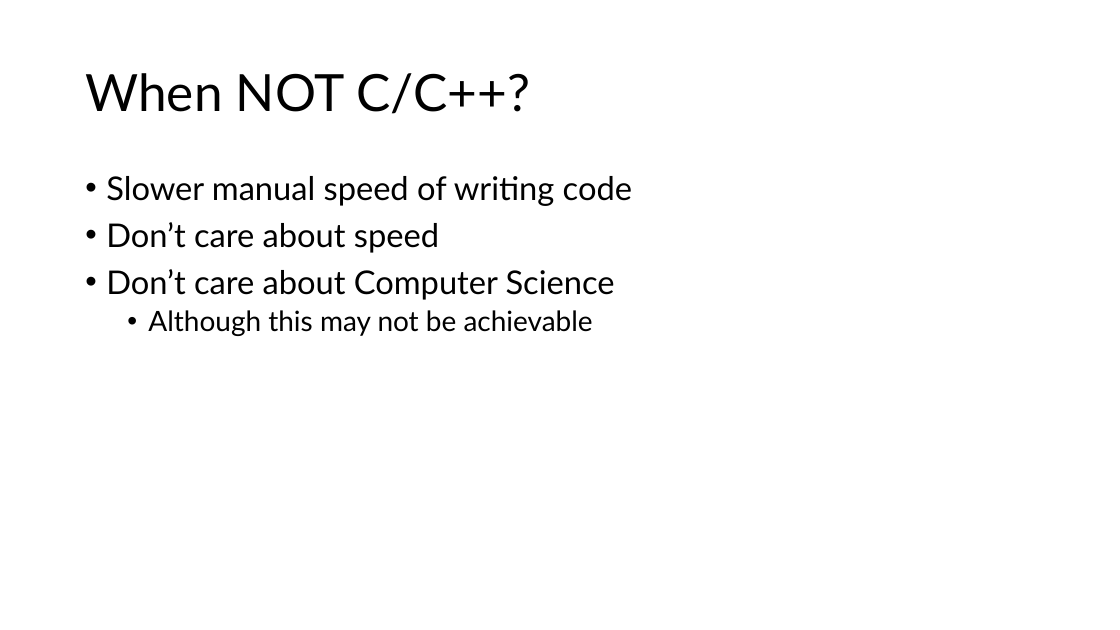
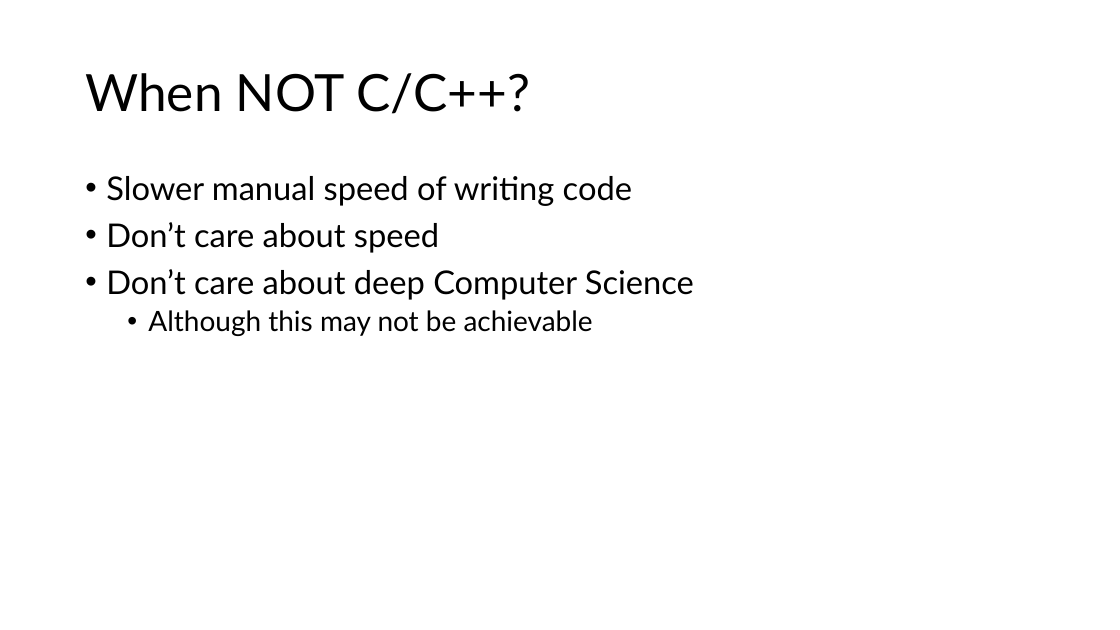
Before and after one commit to MoklaEducation/ems_fall_2025_cpp101, a slide deck: slide 4 of class_01/Class_01_Intro to Programming.pptx. Drawn at 1120x630 pixels with LibreOffice and Linux fonts; fonts in the diff are those of the drawing. Boxes give left, top, right and bottom in pixels: in the first picture for what was removed or moved away, otherwise in the second. Text is boxed around its words. In the diff, an @@ line names an element or a change of style, - is before the commit and + after.

```diff
--- a/class_01/Class_01_Intro to Programming.pptx
+++ b/class_01/Class_01_Intro to Programming.pptx
@@ text at (106, 269, 694, 300): text changed @@
-• Don’t care about Computer Science
+• Don’t care about deep Computer Science
```
Also in this commit, not shown: 3 other slides changed, 1 other file.
